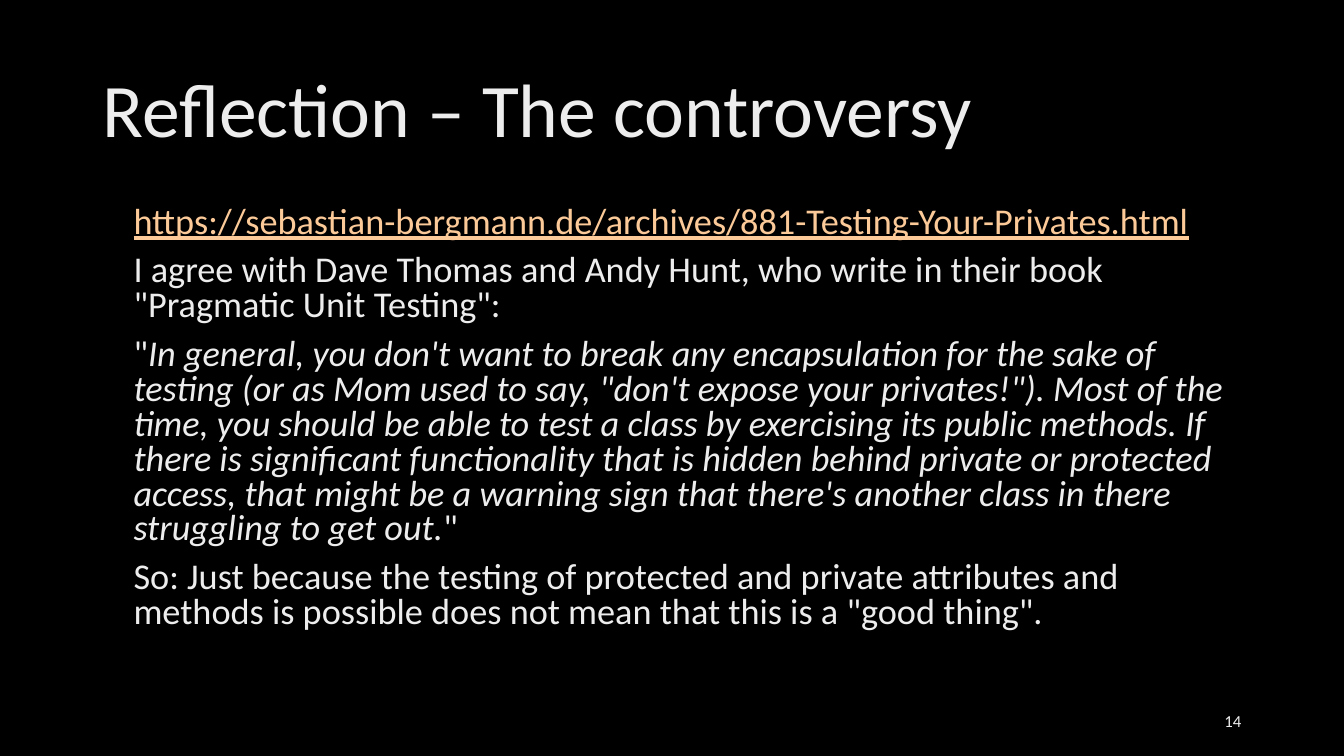
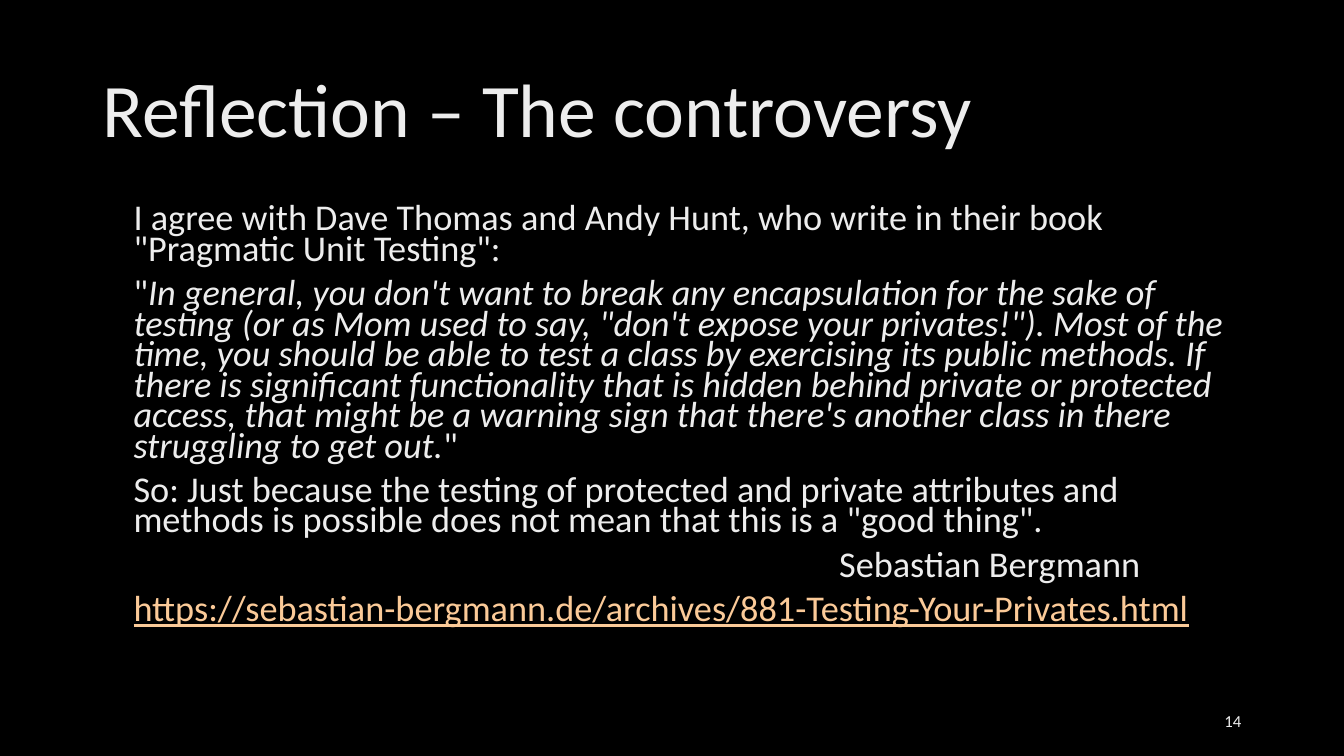
Before and after one commit to ajant/ReflectionDemonstration, a slide deck: slide 14 of Presentation.pptx. Drawn at 1344x756 pixels with LibreOffice and Linux fonts; fonts in the diff are those of the drawing; background and template pictures are left out. Boxes give left, top, right and bottom in pixels: in the first picture for what was removed or moved away, otherwise in the second. Text is boxed around its words. In the diff, an @@ line names an element or a change of style, - is before the commit and + after.

```diff
--- a/Presentation.pptx
+++ b/Presentation.pptx
@@ text at box(134, 208, 1189, 241): paragraph removed @@
-https://sebastian-bergmann.de/archives/881-Testing-Your-Privates.html
@@ text at box(134, 204, 1223, 539): line spacing 0.8 to 0.7 @@
@@ text at box(134, 551, 1189, 628): paragraphs added @@
+Sebastian Bergmann
+https://sebastian-bergmann.de/archives/881-Testing-Your-Privates.html
```
Also in this commit, not shown: 4 other slides changed, 1 other file.
